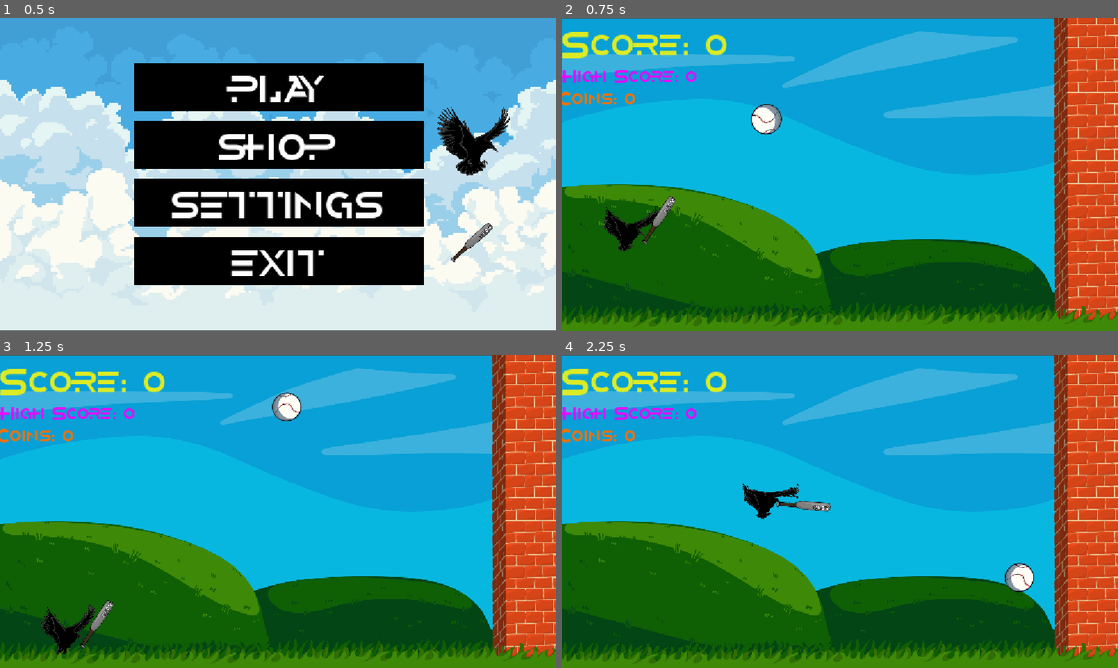
Above: before the commit, frames 1-4 (two rows, left to right).
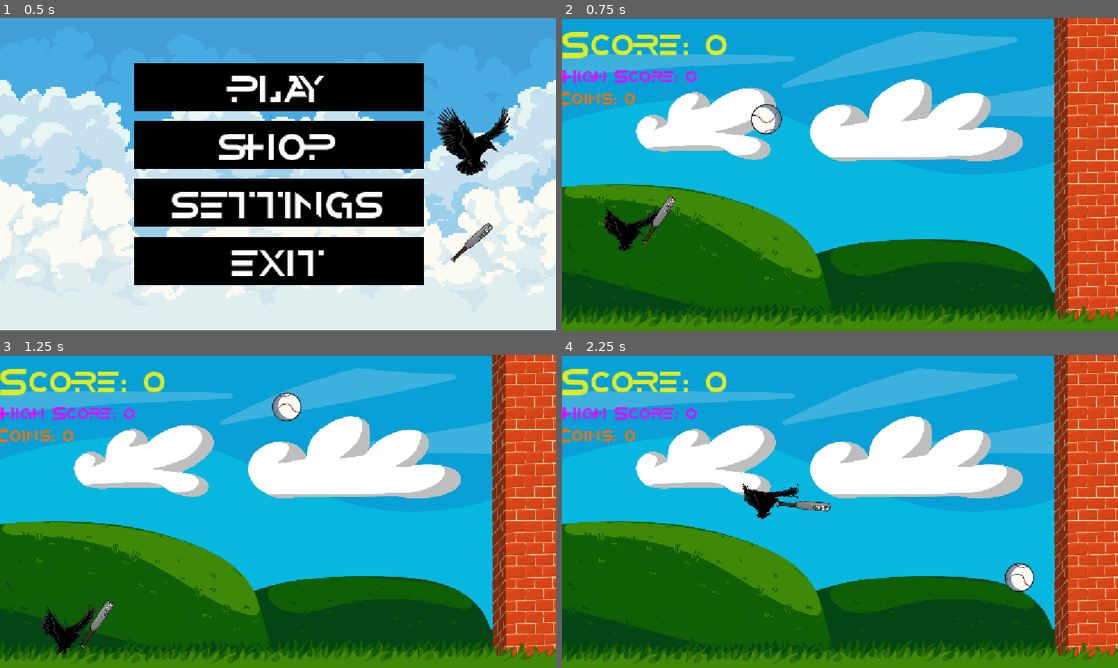
Above: after the commit, the same moments.

Repository: MultiplayerJake/GameJam-Crow-Smash
Game: Godot game, scene res://Scenes/MainScenes/menu.tscn
Same seed, same stepped clock (60 frames per second), same inputs: the game is played once before the commit and once after it.
Inputs:
- Up to frame 1 (0.5 s): no input
- Up to frame 2 (0.75 s): click "PLAY" at 0.5 s
- Up to frame 3 (1.25 s): no input
- Up to frame 4 (2.25 s): hold W (jatpack) 1.28-2.03 s; hold D (right) from 1.28 s (still down); tap Space (swing) at 2.1 s

Frame 1 is identical in both runs. In frame 2, 11% of the frame differs, in the area x 13-83%, y 19-46%; in frame 3, 11%; in frame 4, 11%.

Commit message:
aded clouds

Diff:
--- a/Scenes/MainScenes/game.tscn
+++ b/Scenes/MainScenes/game.tscn
@@ -37,13 +37,11 @@
 centered = false
 
 [node name="cloud1" type="Sprite2D" parent="." unique_id=295644674]
-position = Vector2(1041.9999, 0)
 scale = Vector2(0.4535112, 0.4535112)
 texture = ExtResource("3_cbecx")
 centered = false
 
 [node name="cloud2" type="Sprite2D" parent="." unique_id=1235280687]
-position = Vector2(685, 0)
 scale = Vector2(0.4535112, 0.4535112)
 texture = ExtResource("4_ik8wt")
 centered = false
Not shown, changed: Assets/AssetsFin/character/bat/batSkin3.png.import
